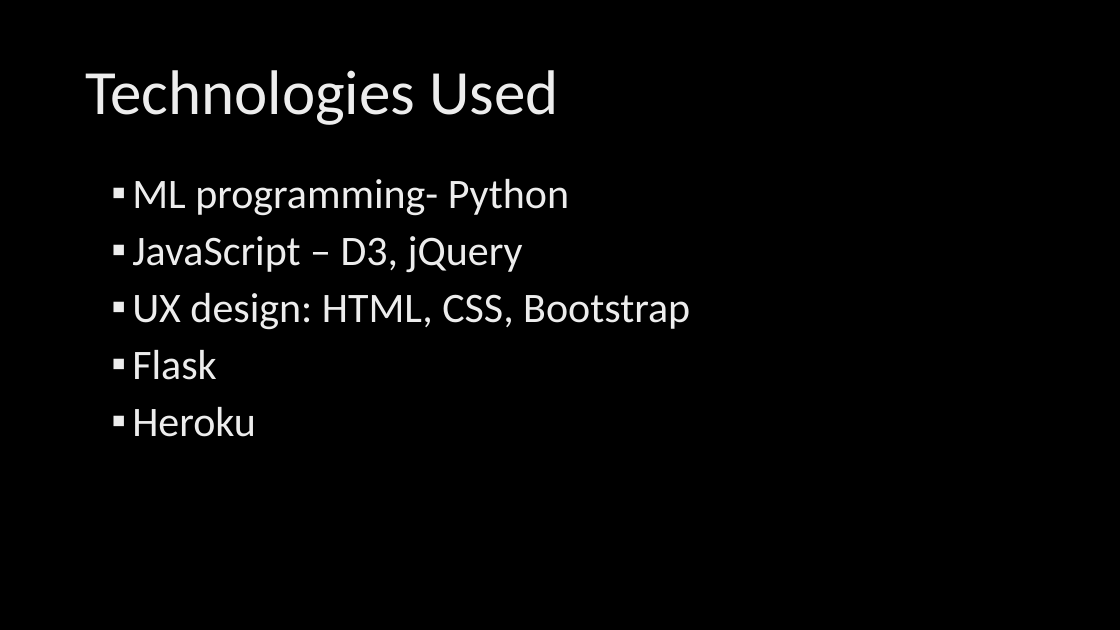
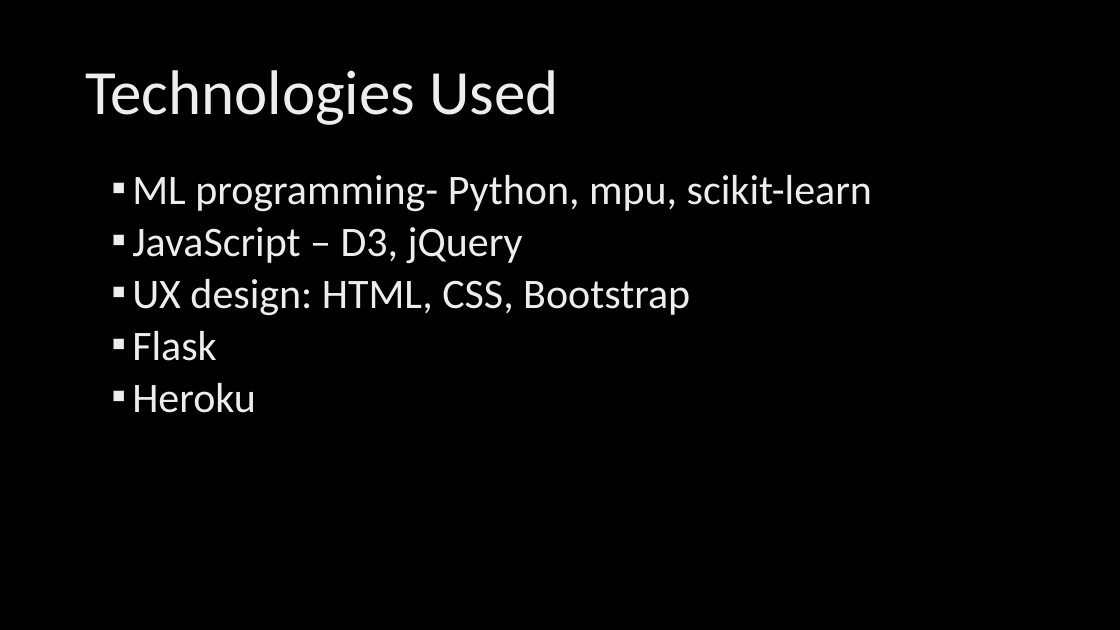
Before and after one commit to anomalydetect/anomalydetect, a slide deck: slide 4 of demo/Anomaly Detection.pptx. Drawn at 1120x630 pixels with LibreOffice and Linux fonts; fonts in the diff are those of the drawing; background and template pictures are left out. Boxes give left, top, right and bottom in pixels: in the first picture for what was removed or moved away, otherwise in the second. Text is boxed around its words. In the diff, an @@ line names an element or a change of style, - is before the commit and + after.

```diff
--- a/demo/Anomaly Detection.pptx
+++ b/demo/Anomaly Detection.pptx
@@ text at box(132, 175, 872, 212): text changed @@
-▪ ML programming- Python
+▪ ML programming- Python, mpu, scikit-learn
@@ text at box(132, 227, 690, 413): line spacing 0.9 to 0.8 @@
```
Also in this commit, not shown: 2 other slides changed, 6 slides added, 1 slide removed.
